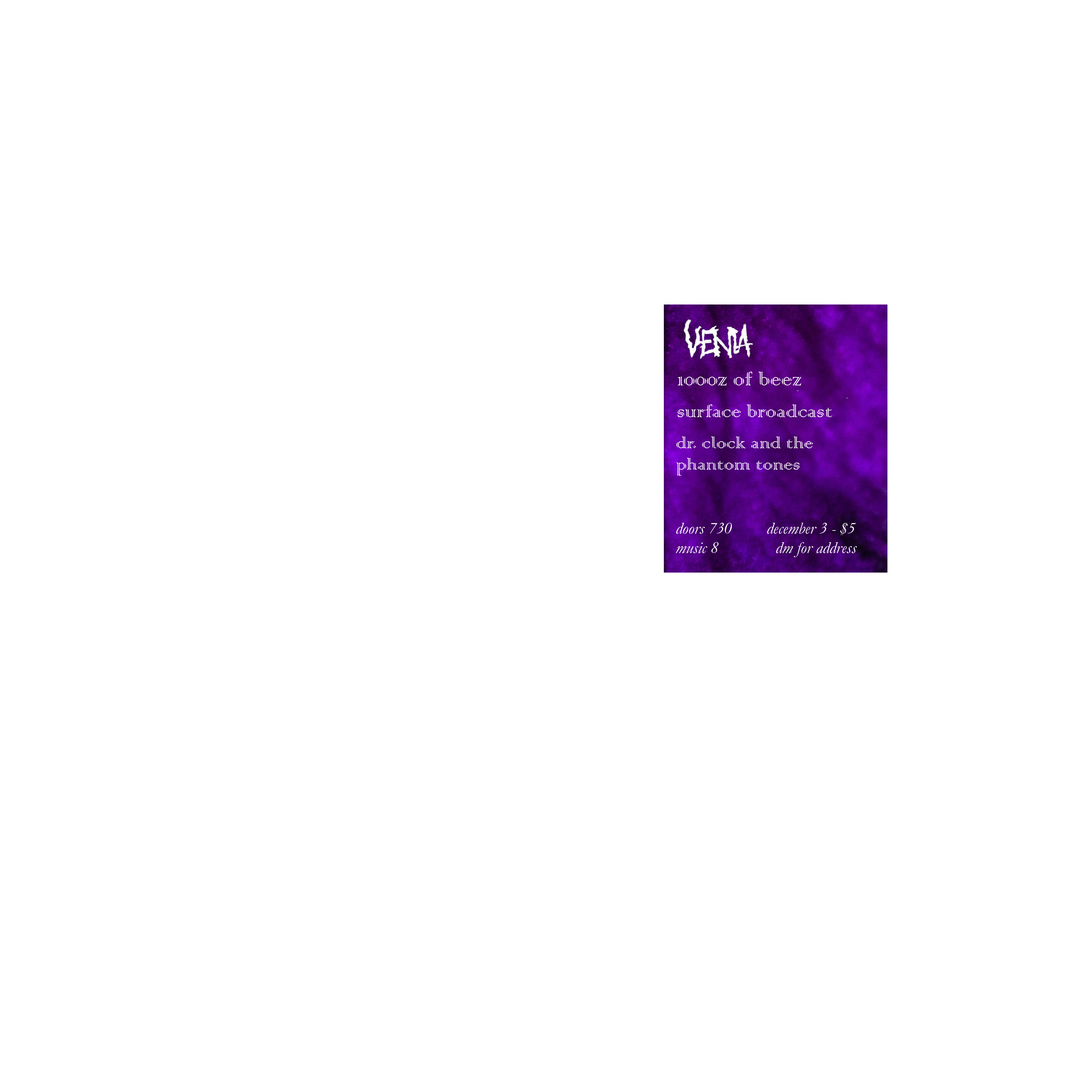
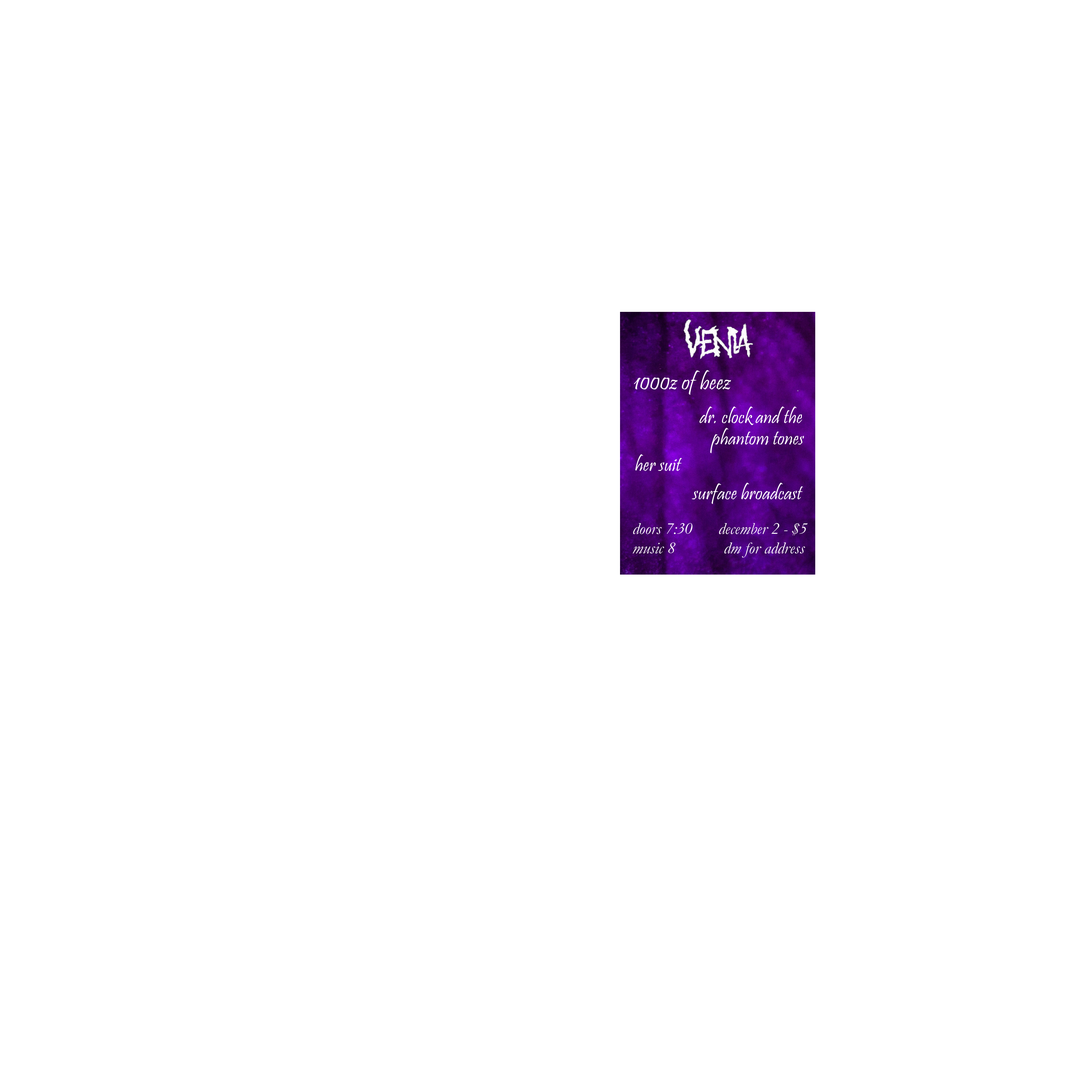
The second 1091px x 1091px image is a revision of the first. Changes to its layers:
moved "surface broadcast" above "her suit", painted on it over [left=677, top=404, right=833, bottom=505]
added layer "her suit" above "phantom tones" over [left=635, top=454, right=683, bottom=472]
renamed "dr. clock and the phantom tone..." to "phantom tones", painted on it over [left=676, top=428, right=814, bottom=476]
added layer "dr. clock and the" above "1000z of beez" over [left=699, top=406, right=803, bottom=426]
renamed "1000z of beez ..." to "1000z of beez", moved it above "doors 7:30 december 2 - ...", painted on it over [left=634, top=370, right=802, bottom=395]
removed layer "dominik-scythe-oasArKDSG1E-unsplash.jpg" over [left=664, top=304, right=888, bottom=573]
renamed "doors 730 december 3 ..." to "doors 7:30 december 2 - ...", painted on it over [left=633, top=522, right=858, bottom=558]
renamed "Screenshot_2022-10-11-19-54-31-99_1c337646f29875672b5a61192b9010f9.jpg" to "dominik-scythe-oasArKDSG1E-unsplash.jpg #1", showed it, opacity 90% → 100%, moved it below "Empty Text Layer", painted on it over [left=620, top=304, right=816, bottom=575]
